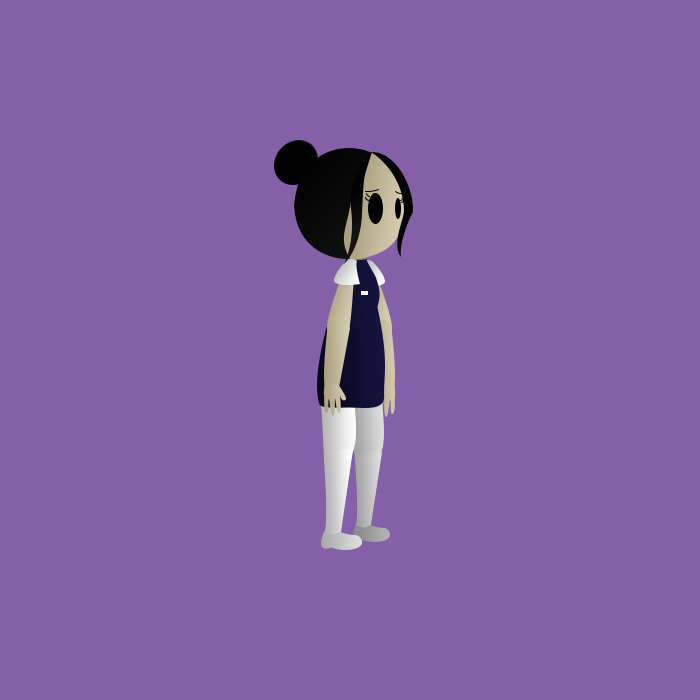
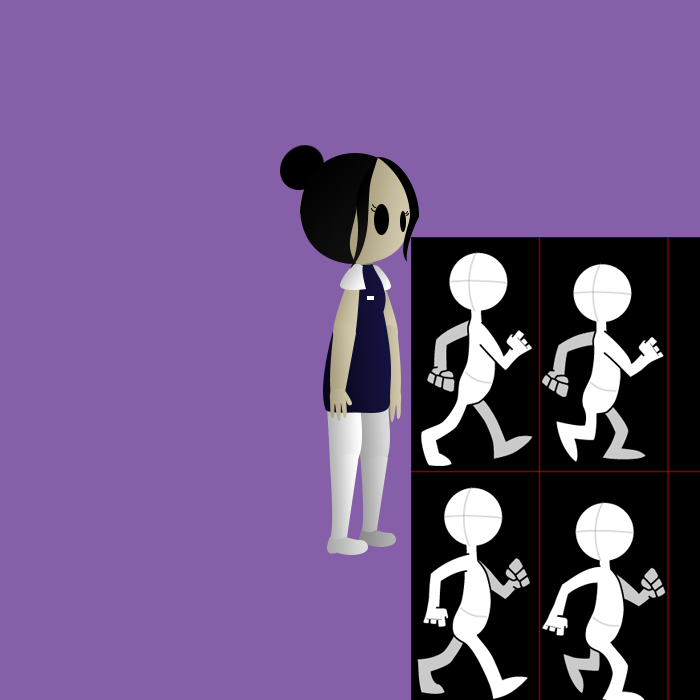
Layer changes from the first w=700, h=700 image to the second:
moved "franja" (5th of 6, in "mae1" › "cabelo") into group "cabelo", painted on it over [339, 151, 372, 264]
moved "franjaoutra" (5th of 6, in "mae1" › "cabelo") into group "cabelo", painted on it over [369, 152, 413, 257]
moved "cabelo" (10th of 11, in "mae1" › "cabelo") into group "cabelo", painted on it over [293, 148, 372, 259]
moved "antebraco" (9th of 12, in "mae1" › "bracoFRENTE") into group "bracoFRENTE", painted on it over [324, 319, 359, 396]
moved "corpinho" (5th of 6, in "mae1") into group "mae1", painted on it over [317, 259, 385, 408]
moved "cabeca" (5th of 6, in "mae1") into group "mae1", painted on it over [293, 148, 404, 260]
moved "perna esq" (5th of 5, in "mae1") into group "mae1" over [317, 383, 362, 550]
painted on "canela" (9th of 12, in "mae1" › "perna esq") over [322, 449, 353, 535]
painted on "coxa" (9th of 12, in "mae1" › "perna esq") over [318, 383, 356, 469]
moved "perna dir" (5th of 5, in "mae1") into group "mae1" over [350, 260, 407, 542]
painted on "canela" (10th of 12, in "mae1" › "perna dir") over [355, 450, 389, 528]
painted on "coxa" (10th of 12, in "mae1" › "perna dir") over [350, 391, 387, 466]
added group "idle" with 28 layers above "imagem" over [280, 145, 419, 555]
added layer "franja" (6th of 6, in "idle") in group "idle" over [350, 157, 378, 269]
added layer "franjaoutra" (6th of 6, in "idle") in group "idle" over [377, 157, 419, 262]
added layer "cabelo" (11th of 11, in "idle") in group "idle" over [300, 153, 378, 264]
added layer "corpinho" (6th of 6, in "idle") in group "idle" over [323, 264, 391, 413]
added layer "cabeca" (6th of 6, in "idle") in group "idle" over [300, 153, 410, 265]
added layer "coxa" (11th of 12, in "idle") in group "idle" over [326, 388, 362, 467]
added layer "imagem" above "Rectangle 2" over [411, 237, 700, 700]
…and 40 more changes (20 added, 8 moved_by, 12 painted, 2 renamed, 17 stack, 2 visibility)
